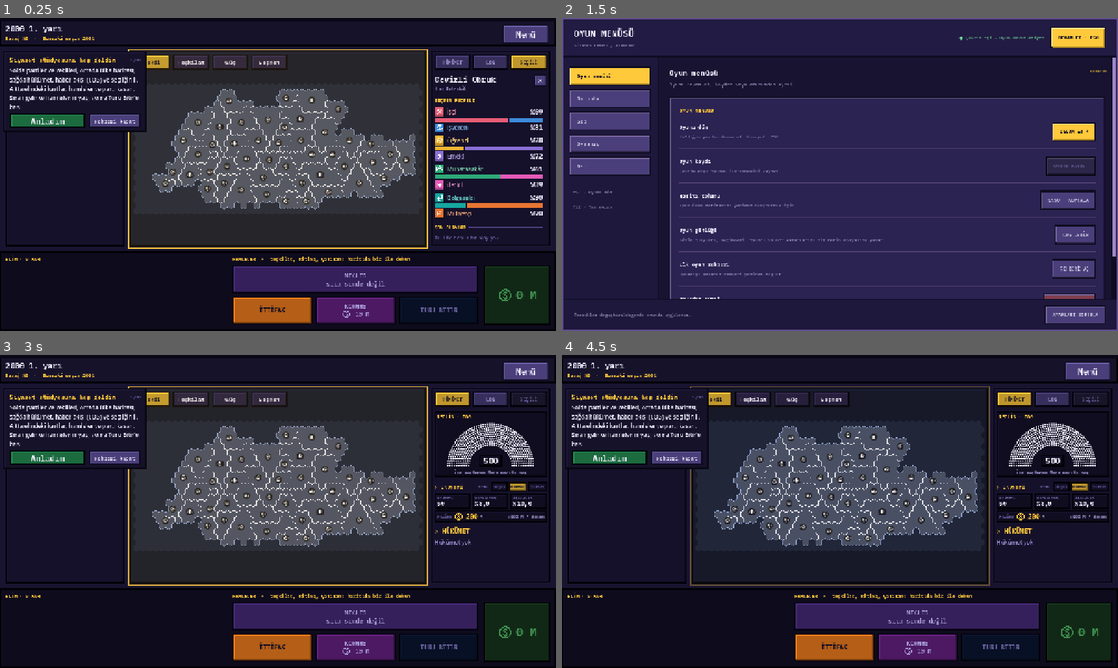
Above: before the commit, frames 1-4 (two rows, left to right).
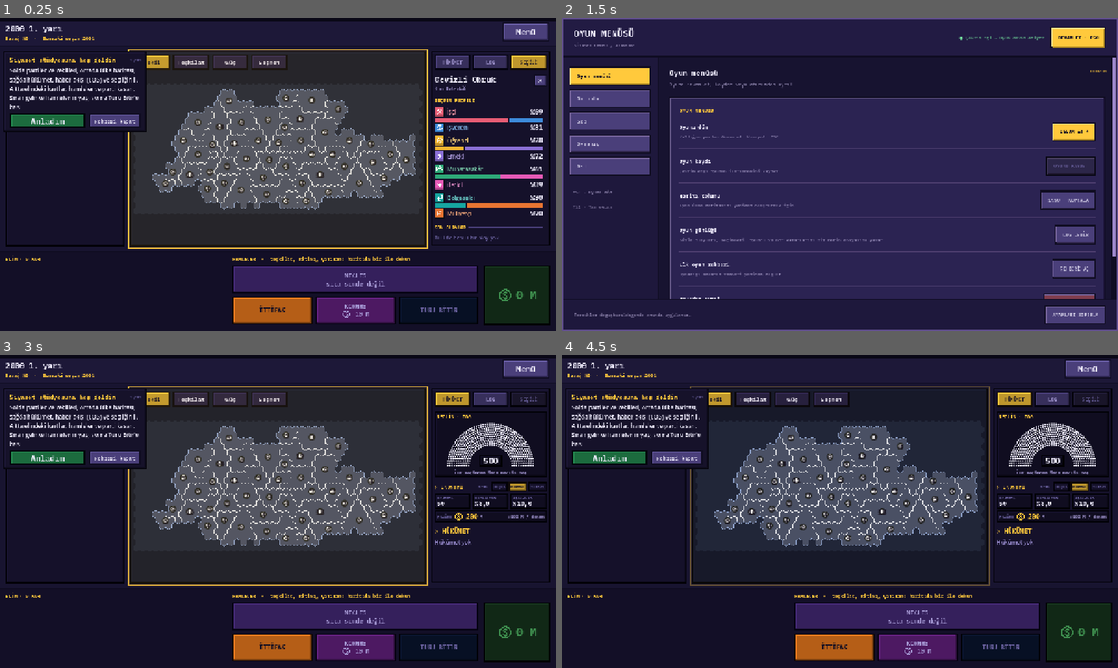
Above: after the commit, the same moments.

Repository: TriQue06/siyaset_oyunu_test_experimental
Game: Godot game, scene res://scenes/GameScreen.tscn
Two runs of this game, one before a commit and one after it. Both use one fixed random seed, a clock stepped at 60 frames per second and the inputs below. This scene is started directly instead of the project's main scene. Sound files missing from this copy of the repository are replaced by a short silence.
Inputs:
- Up to frame 1 (0.25 s): no input
- Up to frame 2 (1.5 s): click "Menü" at 0.5 s; click "NORMAL" at 1.25 s
- Up to frame 3 (3 s): click "NORMAL" at 2 s; click "DEVAM ET · ESC" at 2.75 s
- Up to frame 4 (4.5 s): click "VEKİL" at 3.5 s; click "PUAN" at 4.25 s

The runs differ from the first frame. In frame 1, 2.2% of the frame differs, in the area x 0-100%, y 1-100%; in frame 2, nothing differs; in frame 3, 2.2%; in frame 4, 2.2%.

Commit message:
Sürüm 0.0.252: tam genişlik bant ve masada kenar çerçevesi yok, Menü ve sıra göstergesi bantta ortalı
Co-Authored-By: Claude Opus 5.5 <noreply@anthropic.com>

Diff:
--- a/siyaset-oyunu/project.godot
+++ b/siyaset-oyunu/project.godot
@@ -11,7 +11,7 @@
 [application]
 
 config/name="Siyaset Oyunu"
-config/version="0.0.251"
+config/version="0.0.252"
 run/main_scene="res://scenes/Lobby.tscn"
 config/quit_on_go_back=false
 config/features=PackedStringArray("4.7", "Forward Plus")
--- a/siyaset-oyunu/scenes/SettingsOverlay.tscn
+++ b/siyaset-oyunu/scenes/SettingsOverlay.tscn
@@ -14,9 +14,9 @@
 anchor_left = 1.0
 anchor_right = 1.0
 offset_left = -124.0
-offset_top = 16.0
+offset_top = 10.0
 offset_right = -16.0
-offset_bottom = 60.0
+offset_bottom = 54.0
 grow_horizontal = 0
 text = "Menü"
 
--- a/siyaset-oyunu/scripts/game_screen.gd
+++ b/siyaset-oyunu/scripts/game_screen.gd
@@ -533,7 +533,8 @@
 		style.bg_color = DESK_COLOR
 		style.border_color = UiTheme.INK
 		style.border_width_top = 2
-		UiSkin.apply_style(_card_bar_panel, "panel", style)
+		# Ekranı boydan boya kaplayan masa: kenar çerçevesi yok, yalnız üst çizgi.
+		_card_bar_panel.add_theme_stylebox_override("panel", style)
 		add_child(_card_bar_panel)
 		move_child(_card_bar_panel, 1)
 	_set_rect(_card_bar_panel, _r(R_DESK))
@@ -684,7 +685,8 @@
 		strip_style.bg_color = Color("1d1838")
 		strip_style.border_color = UiTheme.INK
 		strip_style.border_width_bottom = 2
-		UiSkin.apply_style(_strip_bg, "panel", strip_style)
+		# Boydan boya bant: kenar çerçevesi yok, yalnız alt çizgi.
+		_strip_bg.add_theme_stylebox_override("panel", strip_style)
 		_strip_bg.mouse_filter = Control.MOUSE_FILTER_IGNORE
 		add_child(_strip_bg)
 		move_child(_strip_bg, 1)
@@ -882,7 +884,7 @@
 	var button: Control = overlay.get_node_or_null("%OpenSettingsButton") if overlay != null else null
 	if button != null and button.size.y > 0.0:
 		return button.get_global_rect()
-	return Rect2(get_viewport_rect().size.x - 124.0, 16.0, 108.0, 44.0)
+	return Rect2(get_viewport_rect().size.x - 124.0, 10.0, 108.0, 44.0)
 
 func _refresh_band_date() -> void:
 	if _band_period == null:
--- a/siyaset-oyunu/scripts/room_lobby.gd
+++ b/siyaset-oyunu/scripts/room_lobby.gd
@@ -720,8 +720,8 @@
 	margin.set_anchors_and_offsets_preset(Control.PRESET_FULL_RECT)
 	for side in ["left", "top", "right", "bottom"]:
 		margin.add_theme_constant_override("margin_" + side, 24)
-	# Başlık satırı sağ üstteki Menü düğmesiyle aynı hizada (üst 16, yükseklik 44).
-	margin.add_theme_constant_override("margin_top", 16)
+	# Başlık satırı sağ üstteki Menü düğmesiyle aynı hizada (üst 10, yükseklik 44).
+	margin.add_theme_constant_override("margin_top", 10)
 	add_child(margin)
 	var root_box := VBoxContainer.new()
 	root_box.add_theme_constant_override("separation", 16)
Not shown, changed: siyaset-oyunu/export_presets.cfg
